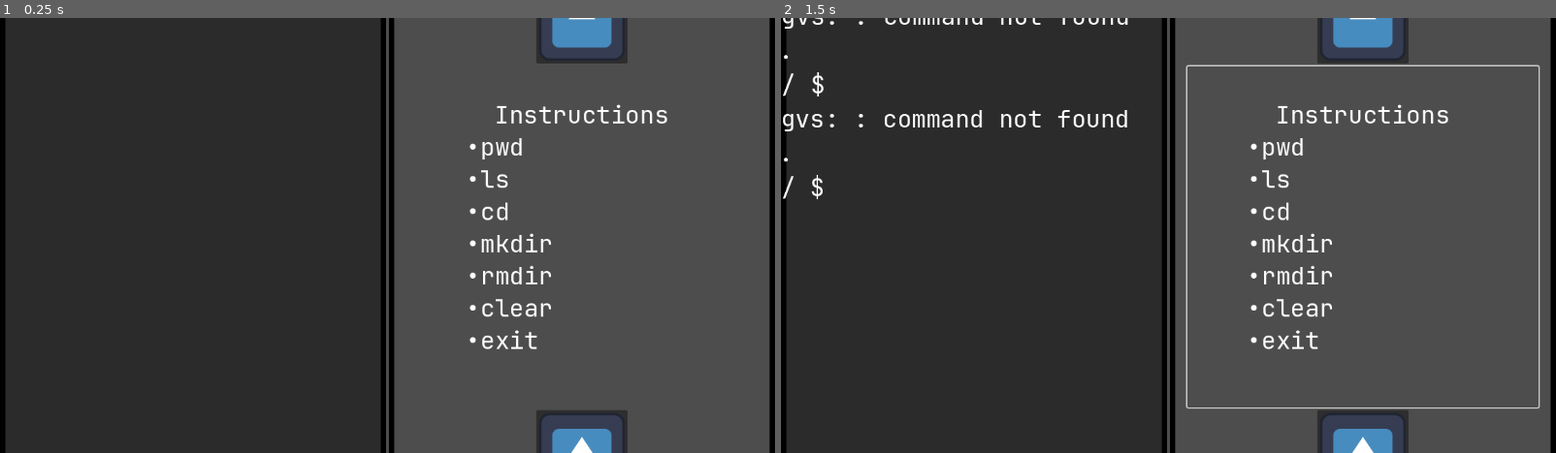
Above: before the commit, frames 1-2 (left to right).
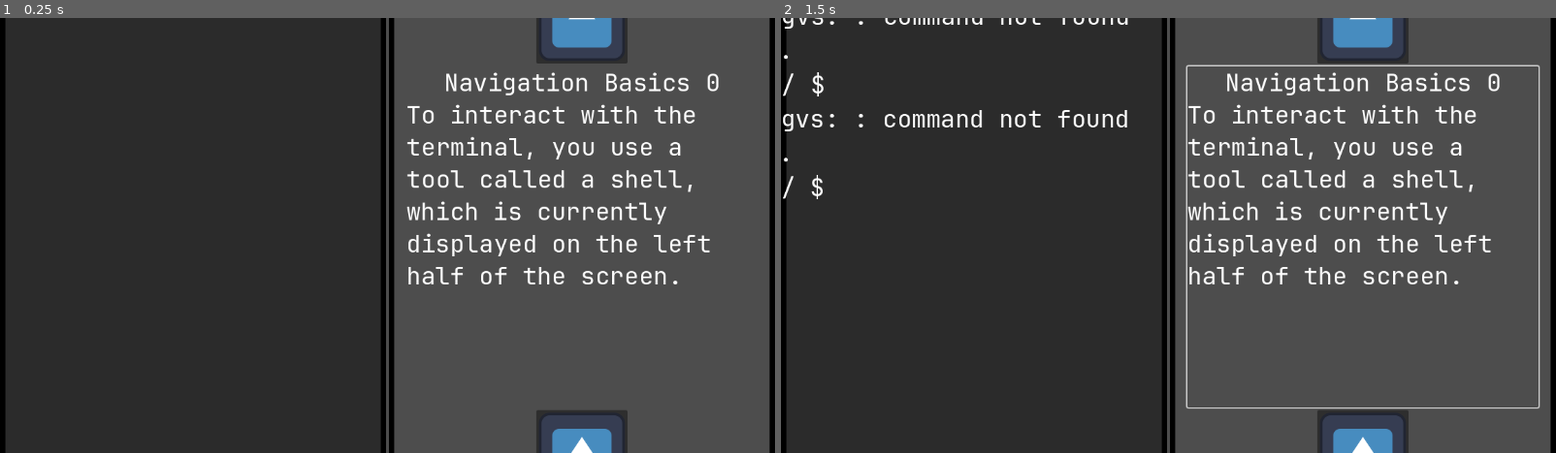
Above: after the commit, the same moments.

Repository: Curtis-Barnhart/GVS
Game: Godot game, scene res://Main.tscn
Two runs of this game, one before a commit and one after it. Both use one fixed random seed, a clock stepped at 60 frames per second and the inputs below. The engine's default icon, where the game draws it, is replaced by a stand-in: a white triangle on a blue panel in a dark square.
Inputs (mouse positions are in pixels of both pictures, inside the frame that each line leads up to):
- Up to frame 1 (0.25 s): no input
- Up to frame 2 (1.5 s): tap Enter at 0.5, 0.6 s; move the mouse to (1339, 213) at 0.52 s; click (1339, 213) at 0.67 s; tap Space at 1.25 s; drag from (1013, 257) to (1114, 113) at 1.27 s

The runs differ from the first frame. In frame 1, 3.8% of the frame differs, in the area x 52-93%, y 12-77%; in frame 2, 3.8%.
Error before the commit: Parse Error: Expected indented block after function declaration. (res://narrator/narrator.gd:17)

Commit message:
Checkpoint system verified to work with Narrator Scene and setup in Main to initialize Narrator variables is good

Diff:
--- a/gvm/shell/gv_shell.gd
+++ b/gvm/shell/gv_shell.gd
@@ -2,6 +2,7 @@
 ## It allows someone interacting with it to manipulate a backing
 ## filesystem (the GVShell contains a FSManager instance).
 
+class_name GVShell
 extends NinePatchRect
 
 signal cwd_changed(path: FSPath, old_path: FSPath)
@@ -46,7 +47,7 @@
 class ShellWriter extends IOQueue:
     ## GVShell who owns this ShellWriter so we can set their scroll_frames
     ## after printing to their screen.
-    var shell
+    var shell: GVShell
 
     ## Overrides IOQueue's write method to write immediately to history Label.
     ##
--- a/main.gd
+++ b/main.gd
@@ -45,6 +45,8 @@
 func _ready() -> void:
     var test: FSManager = FSManager.new()
     self.GvShell.setup(test)
+    $Right/Narrator.setup(test, self.GvShell)
+
     $Right/FsViewport/SubViewportContainer/SubViewport/FSGraph.setup(test)
     test.create_dir(FSPath.new(["0"]))
     test.create_dir(FSPath.new(["1"]))
--- a/narrator/lesson/checkpoint.gd
+++ b/narrator/lesson/checkpoint.gd
@@ -3,18 +3,24 @@
 
 var fs_man: FSManager
 var text_screen: RichTextLabel
+var shell: GVShell
+var next_button: Button
 
-signal completed
+signal completed(checkpoint: Checkpoint)
 
 
 func _init(
     fs_manager: FSManager,
-    text_screen: RichTextLabel
+    text_screen: RichTextLabel,
+    shell: GVShell,
+    next_button: Button
 ) -> void:
     self.fs_man = fs_manager
     self.text_screen = text_screen
+    self.shell = shell
+    self.next_button = next_button
 
 
-func get_text() -> String:
+func start() -> void:
     assert(false, "Checkpoint is an ABC that shouldn't have been instantiated.")
-    return ""
+    return
--- a/narrator/lesson/navigation/intro_to_cd.gd
+++ /dev/null
@@ -1,14 +0,0 @@
-extends Checkpoint
-
-const text: PackedStringArray = [
-    """[center]Navigation Basics[/center]
-    hello"""
-]
-
-
-func check_completion() -> bool:
-    return false
-
-
-func get_text() -> String:
-    return self.text[0]
--- /dev/null
+++ b/narrator/lesson/navigation/intro_to_cd_0.gd
@@ -0,0 +1,24 @@
+extends Checkpoint
+
+
+func start() -> void:
+    self.text_screen.text = """[font=res://shared/JetBrainsMonoNerdFontMono-Regular.ttf][font_size=36][center]Navigation Basics 0[/center]
+To interact with the terminal, you use a tool called a shell, which is currently displayed on the left half of the screen.
+[/font_size][/font]"""
+    self.shell.cwd_changed.connect(self._on_cwd_changed)
+
+
+func _on_cwd_changed(_origin: FSPath, _path: FSPath) -> void:
+    self.text_screen.text = """[font=res://shared/JetBrainsMonoNerdFontMono-Regular.ttf][font_size=36][center]Navigation Basics 0[/center]
+Good job changing the current working directory!
+You can now press the continue button.
+[/font_size][/font]"""
+    self.next_button.pressed.connect(self.finished)
+
+
+func finished() -> void:
+    self.completed.emit(
+        load("res://narrator/lesson/navigation/intro_to_cd_1.gd").new(
+            self.fs_man, self.text_screen, self.shell, self.next_button
+        )
+    )
--- /dev/null
+++ b/narrator/lesson/navigation/intro_to_cd_1.gd
@@ -0,0 +1,7 @@
+extends Checkpoint
+
+
+func start() -> void:
+    self.text_screen.text = """[font=res://shared/JetBrainsMonoNerdFontMono-Regular.ttf][font_size=36][center]Navigation Basics 1[/center]
+To interact with the terminal, you use a tool called a shell, which is currently displayed on the left half of the screen.
+[/font_size][/font]"""
--- a/narrator/narrator.gd
+++ b/narrator/narrator.gd
@@ -7,15 +7,32 @@
 const max_size: float = 800
 @onready var label: RichTextLabel = $VBoxContainer/RichTextLabel
 @onready var next: Button = $VBoxContainer/Next
+var fs_man: FSManager
+var shell: GVShell
+var current_checkpoint: Checkpoint
+
+
+func setup(fs_man: FSManager, shell: GVShell) -> void:
+    self.fs_man = fs_man
+    self.shell = shell
+    self.load_checkpoint(
+        load("res://narrator/lesson/navigation/intro_to_cd_0.gd").new(
+            self.fs_man, self.label, self.shell, $VBoxContainer/Next
+        )
+    )
+
 
 
 # Called when the node enters the scene tree for the first time.
 func _ready() -> void:
-    pass # Replace with function body.
+    pass
 
 
 func load_checkpoint(c: Checkpoint) -> void:
-
+    # have to hold a reference so it's not deleted from memory while it waits lol
+    self.current_checkpoint = c
+    c.start()
+    c.completed.connect(self.load_checkpoint)
 
 
 # Called every frame. 'delta' is the elapsed time since the previous frame.
